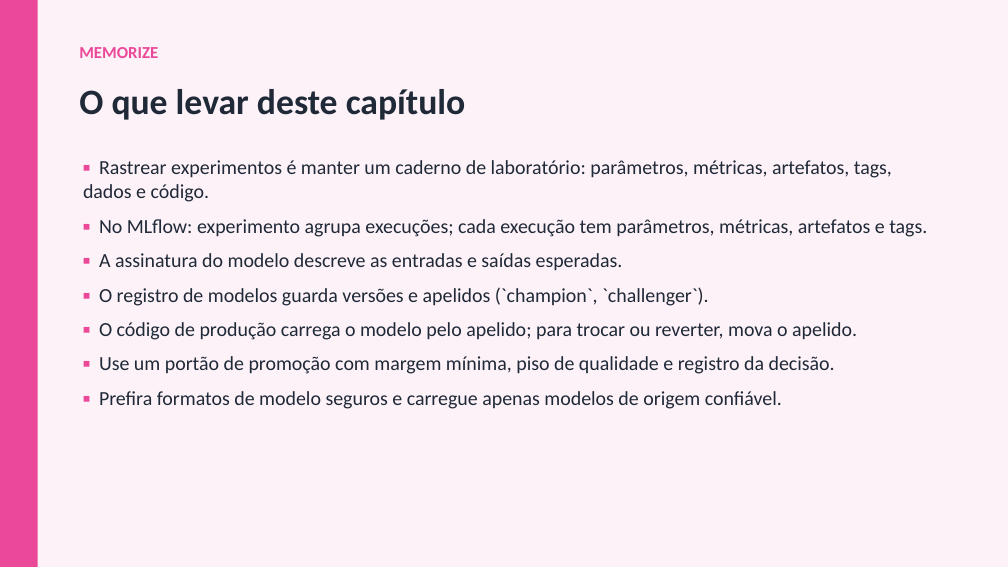
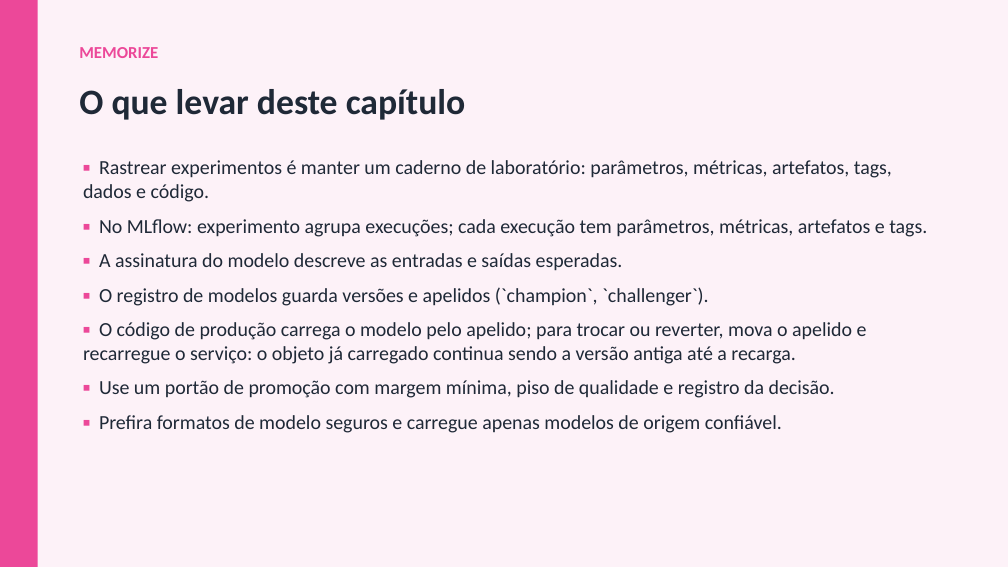
Before and after one commit to arakenmedeiros/claude, a slide deck: slide 18 of mlops/slides/Cap05_Rastreamento_de_Experimentos_e_Registro.pptx. Drawn at 1008x567 pixels with LibreOffice and Linux fonts; fonts in the diff are those of the drawing. Boxes give left, top, right and bottom in pixels: in the first picture for what was removed or moved away, otherwise in the second. Text is boxed around its words. In the diff, an @@ line names an element or a change of style, - is before the commit and + after.

```diff
--- a/mlops/slides/Cap05_Rastreamento_de_Experimentos_e_Registro.pptx
+++ b/mlops/slides/Cap05_Rastreamento_de_Experimentos_e_Registro.pptx
@@ text at (83, 322, 867, 364): text changed @@
-▪ O código de produção carrega o modelo pelo apelido; para trocar ou reverter, mova o apelido.
+▪ O código de produção carrega o modelo pelo apelido; para trocar ou reverter, mova o apelido e recarregue o serviço: o objeto já carregado continua sendo a versão antiga até a recarga.
```
Also in this commit, not shown: 3 other slides changed, 19 other files.
